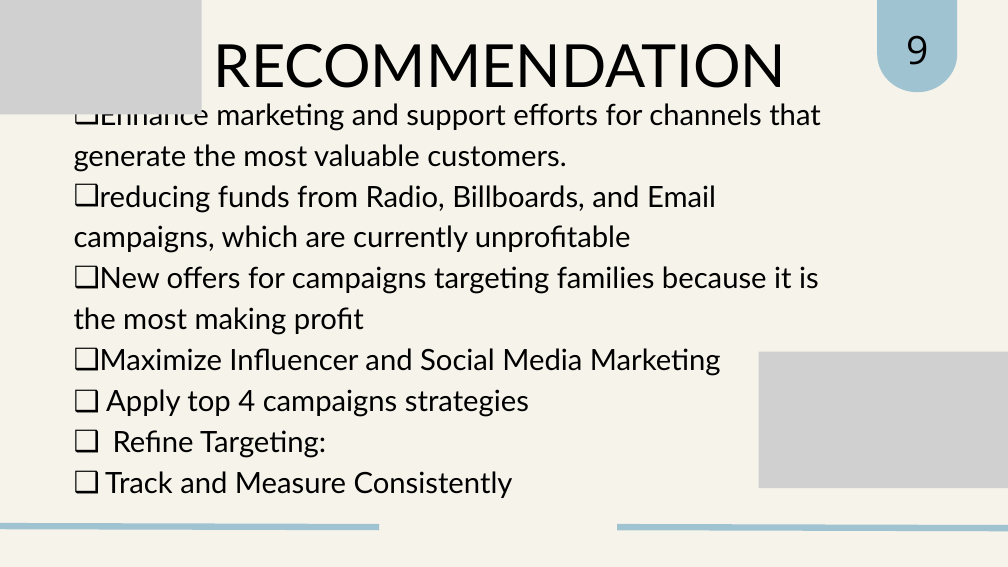
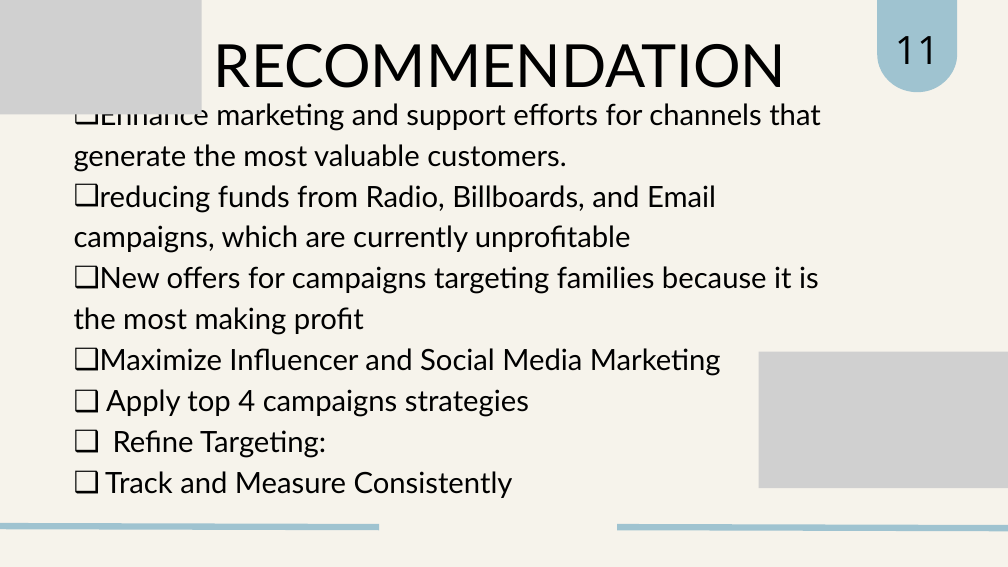
Before and after one commit to mariamhossamdiab/Marketing_Campaign_Effectiveness_PowerBI, a slide deck: slide 12 of Marketing_Campaign_Effectiveness.pptx. Drawn at 1008x567 pixels with LibreOffice and Linux fonts; fonts in the diff are those of the drawing; grey boxes stand for pictures. Boxes give left, top, right and bottom in pixels: in the first picture for what was removed or moved away, otherwise in the second. Text is boxed around its words. In the diff, an @@ line names an element or a change of style, - is before the commit and + after.

```diff
--- a/Marketing_Campaign_Effectiveness.pptx
+++ b/Marketing_Campaign_Effectiveness.pptx
@@ text at box(895, 36, 940, 64): text changed @@
-9
+11
```
Also in this commit, not shown: 6 other slides changed, 1 slide added, 1 slide removed.
